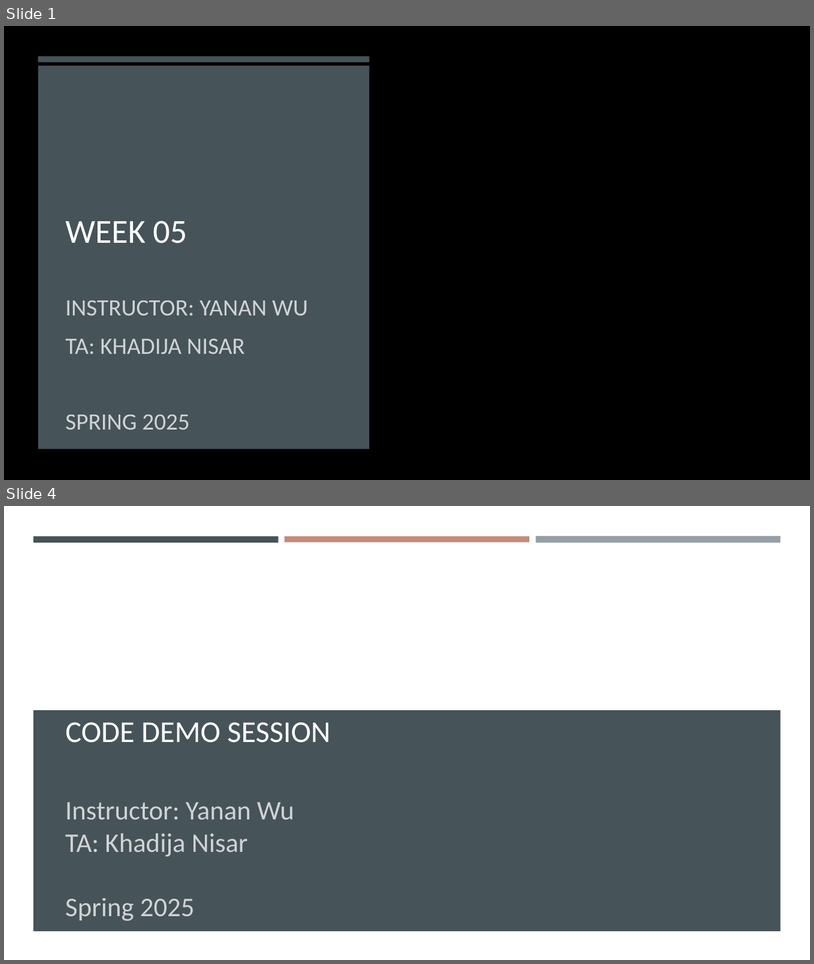
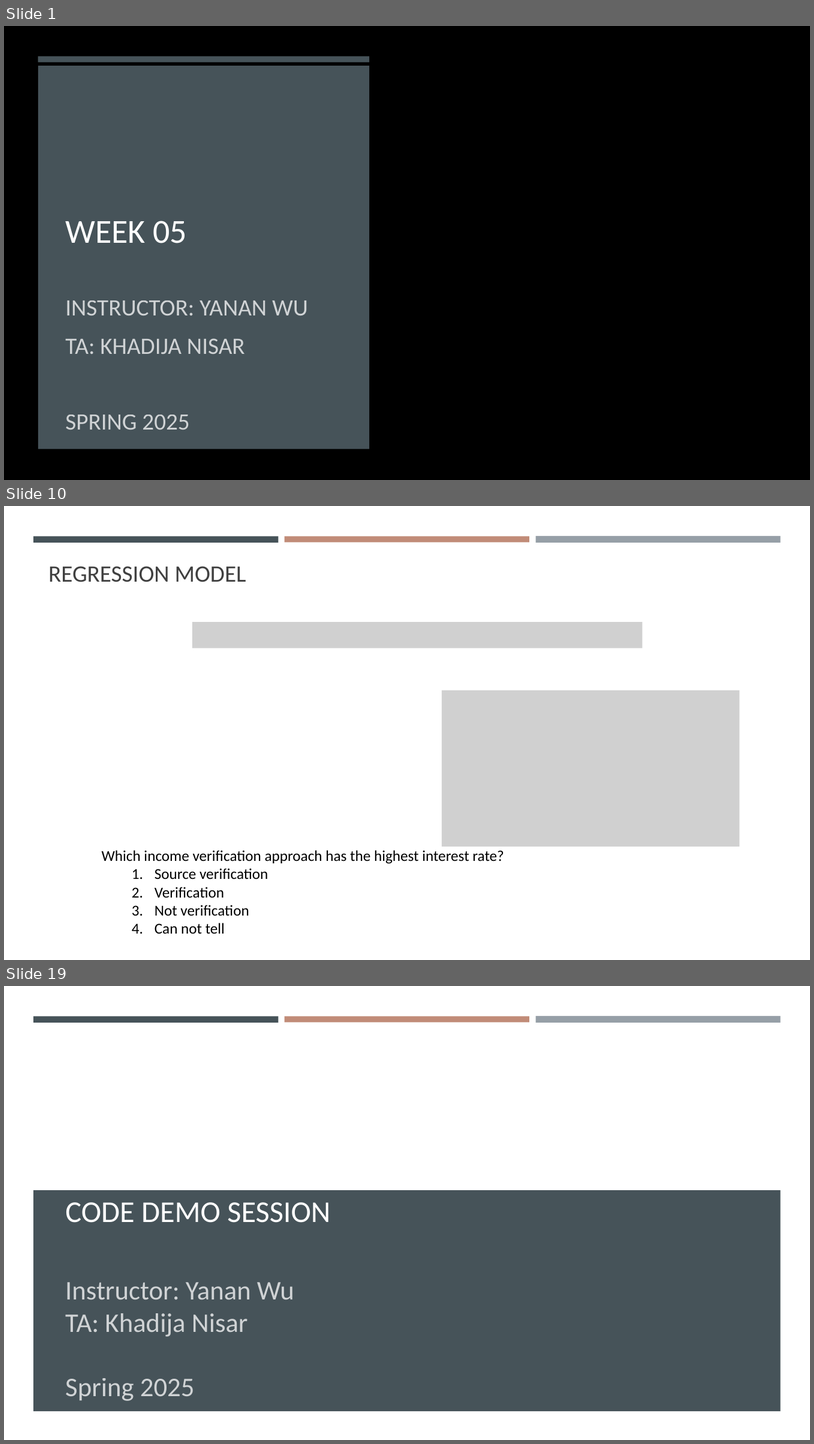
Before and after one commit to gisynw/geog-247, a slide deck: docs/Lectures/Week05/Week05_MultipleRegression.pptx. Shown one above the other, each under a label of ours: slides 1 and 4 before the commit, slides 1, 10 and 19 after it; the slides between them are not shown. The pictures are 814x964 and 814x1444 pixels, drawn with LibreOffice and Linux fonts; fonts in the diff are those of the drawing; grey boxes stand for pictures; background and template pictures are left out. Boxes give left, top, right and bottom in pixels: in the first picture for what was removed or moved away, otherwise in the second. Text is boxed around its words. In the diff, an @@ line names an element or a change of style, - is before the commit and + after.

```diff
--- a/docs/Lectures/Week05/Week05_MultipleRegression.pptx
+++ b/docs/Lectures/Week05/Week05_MultipleRegression.pptx
@@ slide 10 added at bbox=[4, 506, 810, 960], background #FFFFFF; not listed: 3 template elements that a slide beside it also shows @@
@@ text added at bbox=[48, 566, 246, 582], 28 pt, text #404040 @@
+REGRESSION MODEL
@@ picture added at bbox=[192, 622, 643, 648] @@
@@ picture added at bbox=[442, 690, 740, 846] @@
@@ text added at bbox=[102, 850, 504, 934], 18 pt, text #000000 @@
+Which income verification approach has the highest interest rate?
+  1. Source verification
+  2. Verification
+  3. Not verification
+  4. Can not tell
@@ what was slide 4 is now slide 19 @@
```
Also in this commit, not shown: 1 slide changed, 15 other slides added, 2 slides removed, 11 other files.
